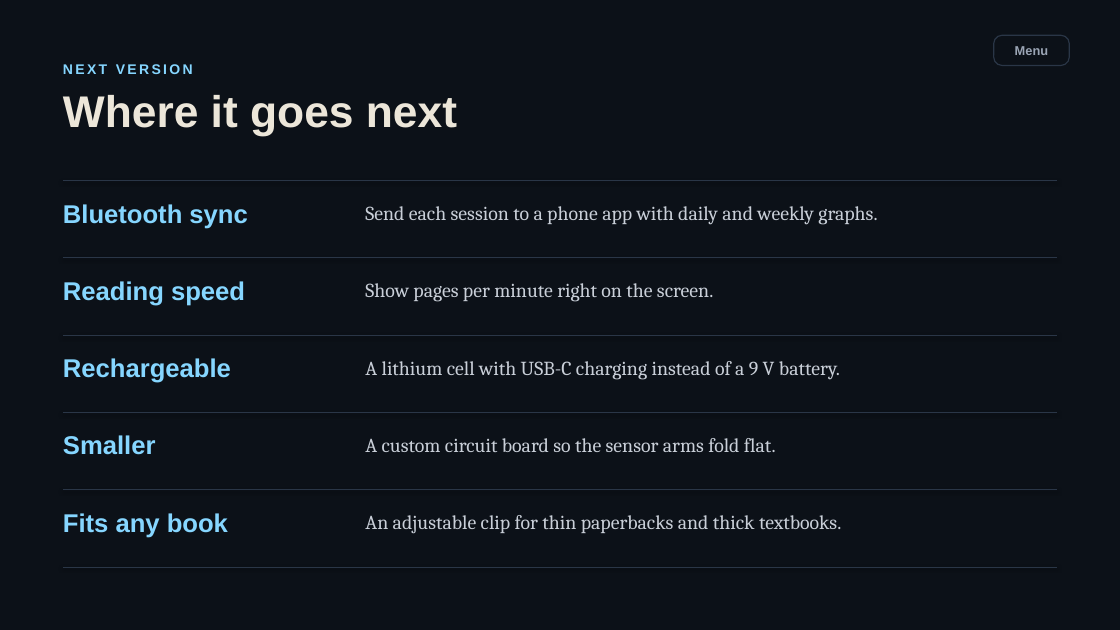
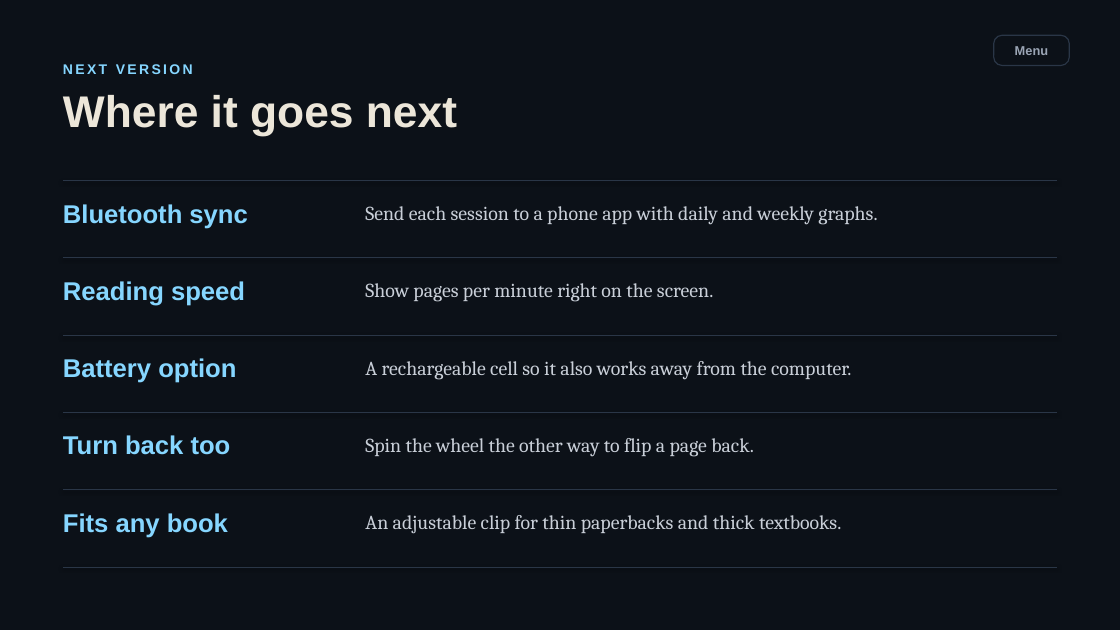
Before and after one commit to sharmaricha676-rgb/bookcounterppt, a slide deck: slide 38 of BookCounter-interactive.pptx (slide 35 before the commit). Drawn at 1120x630 pixels with LibreOffice and Linux fonts; fonts in the diff are those of the drawing. Boxes give left, top, right and bottom in pixels: in the first picture for what was removed or moved away, otherwise in the second. Text is boxed around its words. In the diff, an @@ line names an element or a change of style, - is before the commit and + after.

```diff
--- a/BookCounter-interactive.pptx
+++ b/BookCounter-interactive.pptx
@@ text at (63,358,236,383): text changed @@
-Rechargeable
+Battery option
@@ text at (365,361,851,380): text changed @@
-A lithium cell with USB-C charging instead of a 9 V battery.
+A rechargeable cell so it also works away from the computer.
@@ text at (63,435,231,455): text changed @@
-Smaller
+Turn back too
@@ text at (365,438,754,457): text changed @@
-A custom circuit board so the sensor arms fold flat.
+Spin the wheel the other way to flip a page back.
```
Also in this commit, not shown: 29 other slides changed, 3 slides added.
